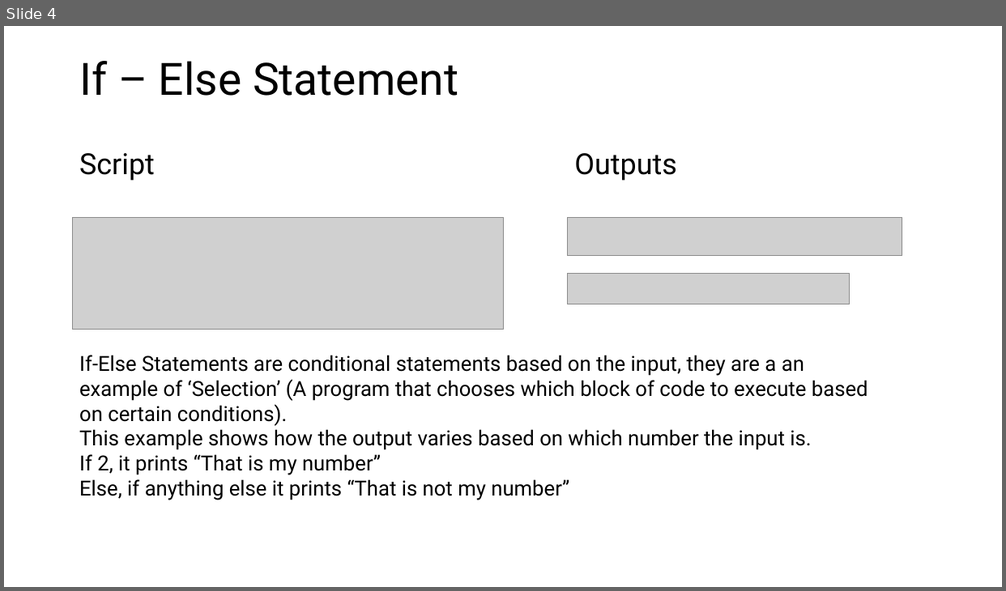
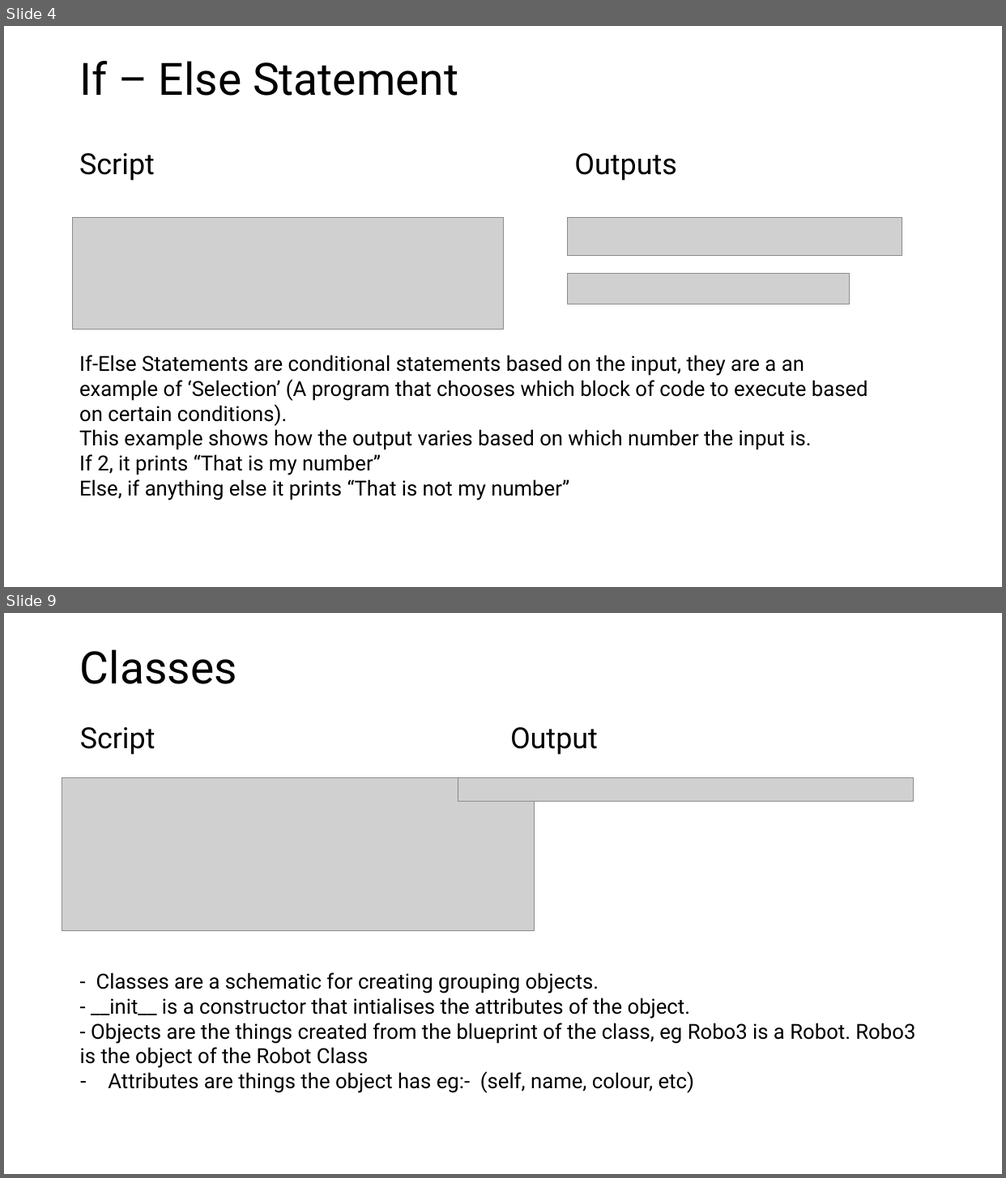
Before and after one commit to PengoPango/403IT_Programming_repos, a slide deck: 403_Programming/assignments/403IT_Understanding_PP.pptx. Shown one above the other, each under a label of ours: slide 4 before the commit, slides 4 and 9 after it; the slides between them are not shown. The pictures are 1006x591 and 1006x1178 pixels, drawn with LibreOffice and Linux fonts; fonts in the diff are those of the drawing; grey boxes stand for pictures. Boxes give left, top, right and bottom in pixels: in the first picture for what was removed or moved away, otherwise in the second. Text is boxed around its words. In the diff, an @@ line names an element or a change of style, - is before the commit and + after.

```diff
--- a/403_Programming/assignments/403IT_Understanding_PP.pptx
+++ b/403_Programming/assignments/403IT_Understanding_PP.pptx
@@ slide 9 added at (4, 613, 1002, 1174), background #FFFFFF @@
@@ title added at (80, 649, 237, 684), 43 pt, text #000000 @@
+Classes
@@ text added at (80, 727, 155, 755), 28 pt, text #000000 @@
+Script
@@ text added at (510, 727, 598, 755), 28 pt, text #000000 @@
+Output
@@ picture added at (62, 778, 534, 931) @@
@@ picture added at (458, 778, 913, 802) @@
@@ text added at (80, 973, 915, 1093), 20 pt, text #000000 @@
+- Classes are a schematic for creating grouping objects.
+- __init__ is a constructor that intialises the attributes of the object.
+- Objects are the things created from the blueprint of the class, eg Robo3 is a Robot. Robo3 is the object of the Robot Class
+– Attributes are things the object has eg:- (self, name, colour, etc)
```
Also in this commit, not shown: 1 slide changed, 7 other slides added, 1 other file.
